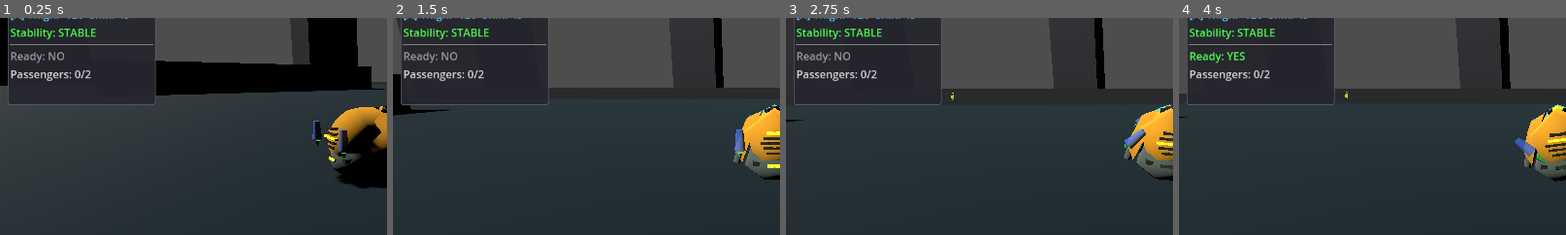
Above: before the commit, frames 1-4 (left to right).
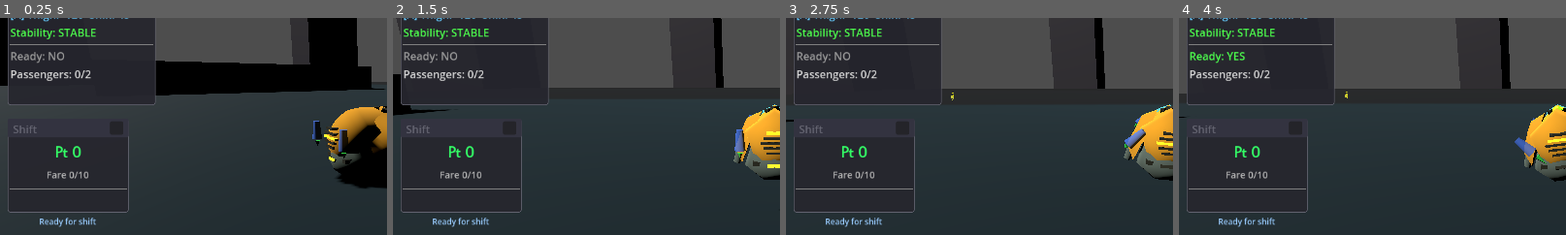
Above: after the commit, the same moments.

Repository: TaxiService/fcar
Game: Godot game, scene res://main.tscn
The game is run twice, just before and just after one commit, with the same random seed, the same clock (stepped at 60 frames per second) and the same inputs. The engine's default icon, where the game draws it, is replaced by a stand-in: a white triangle on a blue panel in a dark square.
Inputs (mouse positions are % of the whole screen's width and height, from its top left):
- Up to frame 1 (0.25 s): no input
- Up to frame 2 (1.5 s): drag from (11, 23) to (60, 28) at 0.52 s; drag from (30, 55) to (45, 70) at 1.27 s
- Up to frame 3 (2.75 s): move the mouse to (60, 28) at 2.02 s; hold D (strafe_right) from 2.03 s (still down); tap V (toggle_auto_hover) at 2.1 s
- Up to frame 4 (4 s): release D (strafe_right) at 2.75 s; drag from (45, 70) to (20, 35) at 2.77 s; move the mouse to (80, 65) at 3.52 s; hold A (strafe_left) from 3.53 s (still down); tap T (toggle_ready_for_fares) at 3.6 s; tap Space (jump) at 3.77 s
The pictures show only the part of the screen within x 1-51%, y 23-73%; the shares and areas given below are measured in that part.

The runs differ from the first frame. In frame 1, 1.2% of the frame differs, in the area x 2-34%, y 49-97%; in frame 2, 1.2%; in frame 3, 1.2%, in the area x 2-34%, y 46-97%; in frame 4, 1.2%.

Commit message:
Shift-based scoring system with fare tracking and UI
Adds ShiftManager to track fares and calculate scores:
- 25₧ base + 25₧/person + distance/20 + hurry bonus
- Partial pay on ejection (40%+ progress required)
- 10 fares per shift, auto-starts on first pickup
- Groups counted once (not per-person) to avoid double-scoring

ScoreWindow displays shift progress with fare flash animations.

Co-Authored-By: Claude Opus 4.5 <noreply@anthropic.com>

Diff:
--- a/FCar.gd
+++ b/FCar.gd
@@ -153,6 +153,7 @@
 var marker_arrow: Sprite2D = null  # Arrow pointing to off-screen destination
 var marker_label: Label = null  # Distance text for destination
 var hailing_markers: HailingMarkers = null  # Markers for nearby hailing groups
+var shift_manager: ShiftManager = null  # Scoring and shift tracking
 var is_ready_for_fares: bool = false  # Must be true for passengers to approach
 var confirmed_boarding_group: Array = []  # Members of the group confirmed to board (explicit consent mode)
 
@@ -219,6 +220,16 @@
 
 	# Create hailing markers (shows nearby potential fares)
 	_create_hailing_markers()
+
+	# Create shift manager (scoring system)
+	_create_shift_manager()
+
+
+func _create_shift_manager():
+	shift_manager = ShiftManager.new()
+	shift_manager.name = "ShiftManager"
+	shift_manager.fcar = self
+	get_tree().root.add_child.call_deferred(shift_manager)
 
 
 func _create_destination_marker():
--- /dev/null
+++ b/ShiftManager.gd
@@ -0,0 +1,278 @@
+class_name ShiftManager
+extends Node
+
+# Shift-based scoring system for taxi fares
+
+# Configuration
+@export var max_speed: float = 22.2  # m/s (80 km/h) - reference for hurry calculations
+@export var fares_per_shift: int = 10
+@export var eject_min_progress: float = 0.4  # Must complete 40% of trip to get partial pay on eject
+
+# Scoring constants
+const BASE_FARE: int = 25  # Per trip
+const PER_PERSON_FARE: int = 25  # Per passenger
+const DISTANCE_DIVISOR: float = 20.0  # Distance in meters / this = bonus ₧
+const HURRY_MULTIPLIER: float = 10.0  # Multiplier for hurry bonus calculation
+const HURRY_TIME_BUFFER: float = 0.03  # 3 seconds per 100 meters added to minimum time
+
+# Shift state
+var shift_active: bool = false
+var fare_count: int = 0
+var total_score: int = 0
+
+# Per-passenger tracking (keyed by person instance_id)
+# Stores: { pickup_pos, destination_pos, original_distance, board_time, in_a_hurry, group_size }
+var active_fares: Dictionary = {}
+
+# Track which group_ids have already been counted this frame/delivery cycle
+var _counted_groups: Dictionary = {}  # group_id -> true
+
+# Reference to FCar (set externally)
+var fcar: Node = null
+
+# Signals
+signal fare_completed(score: int, breakdown: Dictionary)
+signal shift_started()
+signal shift_ended(total_score: int)
+signal score_updated(new_total: int, fare_count: int)
+
+
+func _ready():
+	# Try to find FCar and connect signals
+	call_deferred("_connect_to_fcar")
+
+
+func _connect_to_fcar():
+	if fcar:
+		_connect_signals()
+		return
+
+	# Try to find FCar in the scene
+	var root = get_tree().root
+	fcar = _find_node_by_class(root, "FCar")
+	if fcar:
+		_connect_signals()
+		print("ShiftManager: Connected to FCar")
+	else:
+		push_warning("ShiftManager: FCar not found")
+
+
+func _find_node_by_class(node: Node, class_name_str: String) -> Node:
+	if node.get_script() and node.get_script().get_global_name() == class_name_str:
+		return node
+	for child in node.get_children():
+		var found = _find_node_by_class(child, class_name_str)
+		if found:
+			return found
+	return null
+
+
+func _connect_signals():
+	if not fcar:
+		return
+
+	if not fcar.passenger_boarded.is_connected(_on_passenger_boarded):
+		fcar.passenger_boarded.connect(_on_passenger_boarded)
+	if not fcar.passenger_delivered.is_connected(_on_passenger_delivered):
+		fcar.passenger_delivered.connect(_on_passenger_delivered)
+	if not fcar.passenger_ejected.is_connected(_on_passenger_ejected):
+		fcar.passenger_ejected.connect(_on_passenger_ejected)
+
+
+func _on_passenger_boarded(person: Node):
+	# Start shift on first fare
+	if not shift_active:
+		_start_shift()
+
+	# Capture fare data at pickup time
+	var person_id = person.get_instance_id()
+	var pickup_pos = fcar.global_position
+	var destination_pos = Vector3.ZERO
+
+	if is_instance_valid(person.destination):
+		destination_pos = person.destination.global_position
+
+	var original_distance = pickup_pos.distance_to(destination_pos)
+
+	# Count group size (how many people with same group_id are boarding)
+	var group_size = 1
+	if person.group_id != -1:
+		group_size = _count_group_members_boarding(person.group_id)
+
+	active_fares[person_id] = {
+		"pickup_pos": pickup_pos,
+		"destination_pos": destination_pos,
+		"original_distance": original_distance,
+		"board_time": Time.get_ticks_msec() / 1000.0,
+		"in_a_hurry": person.in_a_hurry,
+		"group_size": group_size,
+		"group_id": person.group_id
+	}
+
+	print("ShiftManager: Tracking fare - distance: %.0fm, hurry: %s, group: %d" % [original_distance, person.in_a_hurry, group_size])
+
+
+func _count_group_members_boarding(group_id: int) -> int:
+	# Count passengers in FCar with matching group_id
+	var count = 0
+	for passenger in fcar.passengers:
+		if is_instance_valid(passenger) and passenger.group_id == group_id:
+			count += 1
+	return max(1, count)
+
+
+func _on_passenger_delivered(person: Node, destination: Node):
+	var person_id = person.get_instance_id()
+
+	if not active_fares.has(person_id):
+		push_warning("ShiftManager: Delivered passenger not tracked")
+		return
+
+	var fare_data = active_fares[person_id]
+	var actual_time = (Time.get_ticks_msec() / 1000.0) - fare_data.board_time
+
+	# Only count fare once per group (use first member delivered)
+	var should_count_fare = true
+	if fare_data.group_id != -1:
+		# Check if we already counted this group
+		should_count_fare = not _group_already_counted(fare_data.group_id)
+
+	if should_count_fare:
+		var breakdown = _calculate_fare_score(fare_data, actual_time)
+		total_score += breakdown.total
+		fare_count += 1
+
+		print("ShiftManager: Fare %d complete! +%d₧ (base:%d person:%d dist:%d hurry:%d)" % [
+			fare_count, breakdown.total, breakdown.base, breakdown.per_person,
+			breakdown.distance, breakdown.hurry
+		])
+
+		fare_completed.emit(breakdown.total, breakdown)
+		score_updated.emit(total_score, fare_count)
+
+		# Check for shift end
+		if fare_count >= fares_per_shift:
+			_end_shift()
+
+	# Clean up tracking
+	active_fares.erase(person_id)
+
+
+func _group_already_counted(group_id: int) -> bool:
+	# Check if we already counted a fare for this group
+	if _counted_groups.has(group_id):
+		return true
+	# Mark this group as counted
+	_counted_groups[group_id] = true
+	return false
+
+
+func _on_passenger_ejected(person: Node):
+	var person_id = person.get_instance_id()
+
+	if not active_fares.has(person_id):
+		return
+
+	var fare_data = active_fares[person_id]
+
+	# Calculate progress (how far did we travel toward destination?)
+	var current_pos = fcar.global_position
+	var distance_traveled = fare_data.pickup_pos.distance_to(current_pos)
+	var progress = distance_traveled / fare_data.original_distance if fare_data.original_distance > 0 else 0.0
+
+	# Only count fare once per group
+	var should_count_fare = true
+	if fare_data.group_id != -1:
+		should_count_fare = not _group_already_counted(fare_data.group_id)
+
+	if should_count_fare:
+		var partial_score = 0
+
+		if progress >= eject_min_progress:
+			# Pay partial distance bonus based on progress
+			var full_distance_bonus = ceili(fare_data.original_distance / DISTANCE_DIVISOR)
+			partial_score = int(full_distance_bonus * progress)
+
+			print("ShiftManager: Ejected at %.0f%% progress, partial pay: %d₧" % [progress * 100, partial_score])
+		else:
+			print("ShiftManager: Ejected too early (%.0f%%), no pay" % [progress * 100])
+
+		if partial_score > 0:
+			total_score += partial_score
+			fare_count += 1
+
+			var breakdown = {
+				"base": 0,
+				"per_person": 0,
+				"distance": partial_score,
+				"hurry": 0,
+				"total": partial_score,
+				"ejected": true,
+				"progress": progress
+			}
+
+			fare_completed.emit(partial_score, breakdown)
+			score_updated.emit(total_score, fare_count)
+
+			if fare_count >= fares_per_shift:
+				_end_shift()
+
+	active_fares.erase(person_id)
+
+
+func _calculate_fare_score(fare_data: Dictionary, actual_time: float) -> Dictionary:
+	var base = BASE_FARE
+	var per_person = PER_PERSON_FARE * fare_data.group_size
+	var distance_bonus = ceili(fare_data.original_distance / DISTANCE_DIVISOR)
+
+	var hurry_bonus = 0
+	if fare_data.in_a_hurry and actual_time > 0.01:  # Guard against division by zero
+		var min_time = fare_data.original_distance / max_speed
+		var reasonable_time = min_time + (fare_data.original_distance * HURRY_TIME_BUFFER)
+		hurry_bonus = int(HURRY_MULTIPLIER * reasonable_time / actual_time)
+
+	return {
+		"base": base,
+		"per_person": per_person,
+		"distance": distance_bonus,
+		"hurry": hurry_bonus,
+		"total": base + per_person + distance_bonus + hurry_bonus,
+		"ejected": false
+	}
+
+
+func _start_shift():
+	shift_active = true
+	fare_count = 0
+	total_score = 0
+	active_fares.clear()
+	_counted_groups.clear()
+
+	print("ShiftManager: === SHIFT STARTED ===")
+	shift_started.emit()
+	score_updated.emit(total_score, fare_count)
+
+
+func _end_shift():
+	shift_active = false
+
+	print("ShiftManager: === SHIFT COMPLETE === Total: %d₧ ===" % total_score)
+	shift_ended.emit(total_score)
+
+
+# Public API
+
+func get_score() -> int:
+	return total_score
+
+
+func get_fare_count() -> int:
+	return fare_count
+
+
+func is_shift_active() -> bool:
+	return shift_active
+
+
+func get_shift_progress() -> String:
+	return "%d/%d" % [fare_count, fares_per_shift]
--- /dev/null
+++ b/ui/ScoreWindow.gd
@@ -0,0 +1,179 @@
+class_name ScoreWindow
+extends Control
+
+# Score display window for shift progress
+
+var window_title: String = "Shift"
+
+var shift_manager: Node = null
+var update_timer: float = 0.0
+const UPDATE_INTERVAL: float = 0.1
+
+# UI Elements
+var score_label: Label
+var fare_count_label: Label
+var last_fare_label: Label
+var status_label: Label
+
+# Last fare flash animation
+var last_fare_timer: float = 0.0
+const LAST_FARE_DISPLAY_TIME: float = 2.0
+
+
+func _ready():
+	_build_ui()
+	call_deferred("_find_shift_manager")
+
+
+func _find_shift_manager():
+	# Try to find ShiftManager in the scene
+	var root = get_tree().root
+	shift_manager = _find_node_by_class(root, "ShiftManager")
+	if shift_manager:
+		# Connect to signals
+		if not shift_manager.fare_completed.is_connected(_on_fare_completed):
+			shift_manager.fare_completed.connect(_on_fare_completed)
+		if not shift_manager.shift_ended.is_connected(_on_shift_ended):
+			shift_manager.shift_ended.connect(_on_shift_ended)
+		if not shift_manager.shift_started.is_connected(_on_shift_started):
+			shift_manager.shift_started.connect(_on_shift_started)
+		print("ScoreWindow: Connected to ShiftManager")
+	else:
+		push_warning("ScoreWindow: ShiftManager not found")
+
+
+func _find_node_by_class(node: Node, class_name_str: String) -> Node:
+	if node.get_script() and node.get_script().get_global_name() == class_name_str:
+		return node
+	for child in node.get_children():
+		var found = _find_node_by_class(child, class_name_str)
+		if found:
+			return found
+	return null
+
+
+func _build_ui():
+	var vbox = VBoxContainer.new()
+	vbox.set_anchors_and_offsets_preset(Control.PRESET_FULL_RECT)
+	vbox.add_theme_constant_override("separation", 8)
+	add_child(vbox)
+
+	# Score display (large)
+	score_label = Label.new()
+	score_label.text = "₧ 0"
+	score_label.add_theme_font_size_override("font_size", 24)
+	score_label.add_theme_color_override("font_color", Color(0.2, 1.0, 0.4))
+	score_label.horizontal_alignment = HORIZONTAL_ALIGNMENT_CENTER
+	vbox.add_child(score_label)
+
+	# Fare count
+	fare_count_label = Label.new()
+	fare_count_label.text = "Fare 0/10"
+	fare_count_label.add_theme_font_size_override("font_size", 14)
+	fare_count_label.add_theme_color_override("font_color", Color(0.7, 0.7, 0.7))
+	fare_count_label.horizontal_alignment = HORIZONTAL_ALIGNMENT_CENTER
+	vbox.add_child(fare_count_label)
+
+	# Separator
+	var sep = HSeparator.new()
+	vbox.add_child(sep)
+
+	# Last fare earned (flashes then fades)
+	last_fare_label = Label.new()
+	last_fare_label.text = ""
+	last_fare_label.add_theme_font_size_override("font_size", 16)
+	last_fare_label.add_theme_color_override("font_color", Color(1.0, 0.9, 0.3))
+	last_fare_label.horizontal_alignment = HORIZONTAL_ALIGNMENT_CENTER
+	last_fare_label.modulate.a = 0.0  # Start invisible
+	vbox.add_child(last_fare_label)
+
+	# Status label (for shift complete message)
+	status_label = Label.new()
+	status_label.text = ""
+	status_label.add_theme_font_size_override("font_size", 12)
+	status_label.add_theme_color_override("font_color", Color(0.6, 0.8, 1.0))
+	status_label.horizontal_alignment = HORIZONTAL_ALIGNMENT_CENTER
+	status_label.autowrap_mode = TextServer.AUTOWRAP_WORD
+	vbox.add_child(status_label)
+
+
+func _process(delta: float):
+	# Update last fare flash animation
+	if last_fare_timer > 0:
+		last_fare_timer -= delta
+		# Fade out over time
+		var alpha = last_fare_timer / LAST_FARE_DISPLAY_TIME
+		last_fare_label.modulate.a = alpha
+		if last_fare_timer <= 0:
+			last_fare_label.text = ""
+
+	# Throttled updates
+	update_timer += delta
+	if update_timer < UPDATE_INTERVAL:
+		return
+	update_timer = 0.0
+
+	_update_display()
+
+
+func _update_display():
+	if not shift_manager:
+		score_label.text = "₧ ---"
+		fare_count_label.text = "No shift"
+		return
+
+	# Update score
+	var score = shift_manager.get_score()
+	score_label.text = "₧ %d" % score
+
+	# Update fare count
+	var fare_count = shift_manager.get_fare_count()
+	var fares_per_shift = shift_manager.fares_per_shift
+	fare_count_label.text = "Fare %d/%d" % [fare_count, fares_per_shift]
+
+	# Update status based on shift state
+	if not shift_manager.is_shift_active() and fare_count == 0:
+		status_label.text = "Ready for shift"
+		status_label.add_theme_color_override("font_color", Color(0.6, 0.8, 1.0))
+
+
+func _on_fare_completed(score: int, breakdown: Dictionary):
+	# Show the fare earned with a flash
+	if breakdown.get("ejected", false):
+		if score > 0:
+			last_fare_label.text = "+%d₧ (partial)" % score
+		else:
+			last_fare_label.text = "Ejected - no pay"
+			last_fare_label.add_theme_color_override("font_color", Color(1.0, 0.4, 0.4))
+	else:
+		last_fare_label.text = "+%d₧" % score
+		last_fare_label.add_theme_color_override("font_color", Color(1.0, 0.9, 0.3))
+
+	last_fare_label.modulate.a = 1.0
+	last_fare_timer = LAST_FARE_DISPLAY_TIME
+
+
+func _on_shift_started():
+	status_label.text = ""
+
+
+func _on_shift_ended(total_score: int):
+	status_label.text = "Shift Complete!\nPress T to start new shift"
+	status_label.add_theme_color_override("font_color", Color(0.3, 1.0, 0.5))
+
+	# Show final score flash
+	last_fare_label.text = "SHIFT TOTAL: %d₧" % total_score
+	last_fare_label.add_theme_color_override("font_color", Color(0.3, 1.0, 0.5))
+	last_fare_label.modulate.a = 1.0
+	last_fare_timer = LAST_FARE_DISPLAY_TIME * 2  # Show longer for shift end
+
+
+func set_shift_manager(manager: Node):
+	shift_manager = manager
+	if shift_manager:
+		if not shift_manager.fare_completed.is_connected(_on_fare_completed):
+			shift_manager.fare_completed.connect(_on_fare_completed)
+		if not shift_manager.shift_ended.is_connected(_on_shift_ended):
+			shift_manager.shift_ended.connect(_on_shift_ended)
+		if not shift_manager.shift_started.is_connected(_on_shift_started):
+			shift_manager.shift_started.connect(_on_shift_started)
--- a/ui/UIController.gd
+++ b/ui/UIController.gd
@@ -6,9 +6,11 @@
 
 @export var car_node_path: NodePath  # Path to FCar node
 @export var auto_open_debug: bool = true  # Open debug window on start
+@export var auto_open_score: bool = true  # Open score window on start
 
 var window_manager: WindowManager
 var car_ref: Node
+var shift_manager: Node
 
 
 func _ready():
@@ -27,9 +29,14 @@
 	# Wait a frame for window manager to initialize
 	await get_tree().process_frame
 
+	# Find shift manager
+	shift_manager = _find_node_by_class(get_tree().root, "ShiftManager")
+
 	# Open default windows
 	if auto_open_debug:
 		open_debug_window()
+	if auto_open_score:
+		open_score_window()
 
 
 func _find_car() -> Node:
@@ -47,6 +54,16 @@
 		return node
 	for child in node.get_children():
 		var found = _find_node_with_property(child, prop)
+		if found:
+			return found
+	return null
+
+
+func _find_node_by_class(node: Node, class_name_str: String) -> Node:
+	if node.get_script() and node.get_script().get_global_name() == class_name_str:
+		return node
+	for child in node.get_children():
+		var found = _find_node_by_class(child, class_name_str)
 		if found:
 			return found
 	return null
@@ -80,6 +97,32 @@
 	return window
 
 
+func open_score_window() -> UIWindow:
+	if not window_manager:
+		return null
+
+	# Create content first to get its preferred title
+	var content = ScoreWindow.new()
+	if shift_manager:
+		content.set_shift_manager(shift_manager)
+
+	# Check if already open (using content's title)
+	var existing = window_manager.get_window_by_title(content.window_title)
+	if existing:
+		window_manager.bring_window_to_front(existing)
+		content.queue_free()
+		return existing
+
+	var window = window_manager.create_window_with_content(
+		content.window_title,
+		content,
+		Vector2(20, 300),  # Below the debug window
+		Vector2(180, 140)
+	)
+	window.min_size = Vector2(150, 120)
+	return window
+
+
 func open_custom_window(title: String, content: Control, pos: Vector2 = Vector2(100, 100), win_size: Vector2 = Vector2(300, 200)) -> UIWindow:
 	if not window_manager:
 		return null
Not shown, added: ShiftManager.gd.uid
Not shown, added: ui/ScoreWindow.gd.uid
